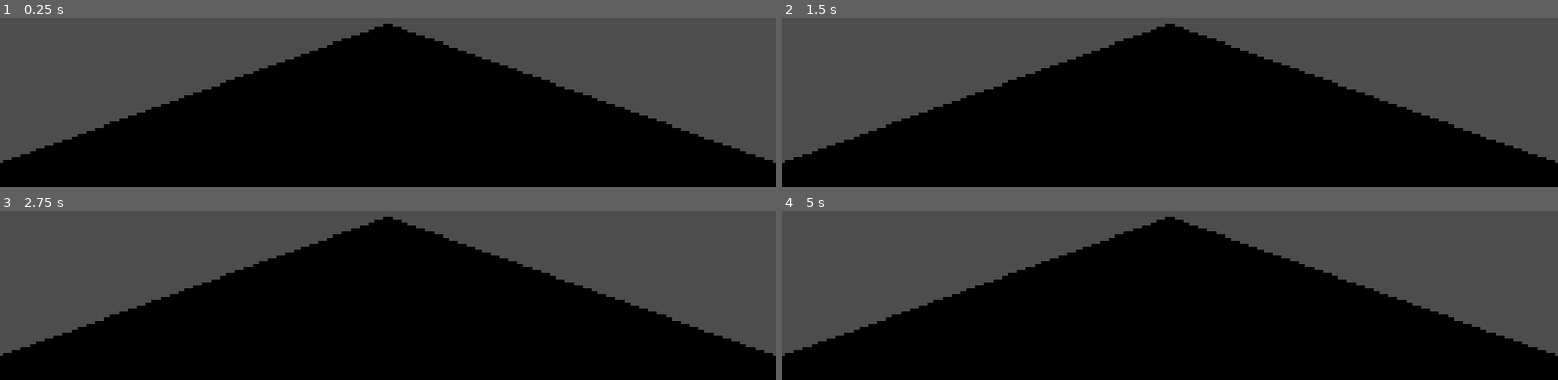
Above: before the commit, frames 1-4 (two rows, left to right).
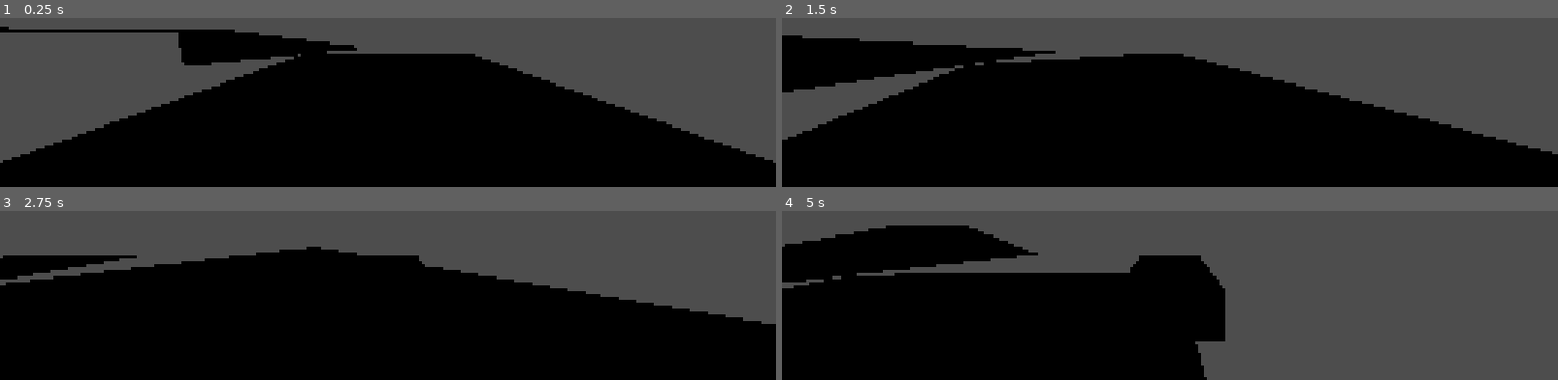
Above: after the commit, the same moments.

Repository: NevermindKT/hol-Sky-Core
Game: Godot game, scene res://scenes/Core.tscn
Same seed, same stepped clock (60 frames per second), same inputs: the game is played once before the commit and once after it. Before the commit the project starts from res://Core.tscn.
Inputs:
- Up to frame 1 (0.25 s): no input
- Up to frame 2 (1.5 s): tap Enter at 0.5 s; hold E (WorldRevolveRight, bound only after the commit) 0.53-1.28 s; hold S (brake) from 1.28 s (still down)
- Up to frame 3 (2.75 s): tap Space at 2 s; release S (brake) at 2.03 s; hold E (WorldRevolveRight, bound only after the commit) from 2.03 s (still down)
- Up to frame 4 (5 s): release E (WorldRevolveRight, bound only after the commit) at 2.78 s; hold W (accelerate) 2.78-3.53 s; hold Q (WorldRevolveLeft, bound only after the commit) from 3.53 s (still down)

The runs differ from the first frame. In frame 1, 5.0% of the frame differs, in the area x 0-61%, y 3-28%; in frame 2, 16%; in frame 3, 16%; in frame 4, 40%, in the area x 0-100%, y 3-100%.

Commit message:
alpha 0.2v

Diff:
--- a/project.godot
+++ b/project.godot
@@ -49,6 +49,16 @@
 "events": [Object(InputEventKey,"resource_local_to_scene":false,"resource_name":"","device":-1,"window_id":0,"alt_press …(191 unchanged characters)…
 ]
 }
+WorldRevolveLeft={
+"deadzone": 0.2,
+"events": [Object(InputEventKey,"resource_local_to_scene":false,"resource_name":"","device":-1,"window_id":0,"alt_pressed":false,"shift_pressed":false,"ctrl_pressed":false,"meta_pressed":false,"pressed":false,"keycode":0,"physical_keycode":81,"key_label":0,"unicode":113,"location":0,"echo":false,"script":null)
+]
+}
+WorldRevolveRight={
+"deadzone": 0.2,
+"events": [Object(InputEventKey,"resource_local_to_scene":false,"resource_name":"","device":-1,"window_id":0,"alt_pressed":false,"shift_pressed":false,"ctrl_pressed":false,"meta_pressed":false,"pressed":false,"keycode":0,"physical_keycode":69,"key_label":0,"unicode":101,"location":0,"echo":false,"script":null)
+]
+}
 
 [physics]
 
--- /dev/null
+++ b/resources/road_data.gd
@@ -0,0 +1,7 @@
+extends Resource
+class_name RoadSegmentData
+
+
+@export var scene: PackedScene
+@export var weight := 1.0
+@export var type: RoadTypes.Type
--- /dev/null
+++ b/resources/road_types.gd
@@ -0,0 +1,8 @@
+extends Node
+class_name RoadTypes
+
+enum Type{
+	STRAIGHT,
+	LEFT,
+	RIGHT
+}
--- a/road_generator.gd
+++ /dev/null
@@ -1,41 +0,0 @@
-extends Node3D
-class_name Road_generator
-
-@export var player: Node3D
-const ROAD_STRAIGHT = preload("uid://5yyn8hbn5ba5")
-
-
-@onready var road_container: Node3D = $RoadContainer
-
-
-var segments = []
-var last_segment: Road_segment
-
-
-const MAX_SEGMENTS = 16
-const GENERATE_DISTANCE = 270.0
-
-
-func _ready() -> void:
-	spawn_next()
-
-
-func _process(delta):
-	if player.global_position.distance_to(last_segment.anchor.global_position) < GENERATE_DISTANCE:
-		spawn_next()
-
-	if segments.size() > MAX_SEGMENTS:
-		segments[0].queue_free()
-		segments.pop_front()
-
-
-func spawn_next():
-	var new_segment: Road_segment = ROAD_STRAIGHT.instantiate()
-
-	segments.append(new_segment)
-	road_container.add_child(new_segment)
-
-	if last_segment != null:
-		new_segment.global_transform = last_segment.anchor.global_transform * new_segment.origin.transform.affine_inverse()
-
-	last_segment = new_segment
--- a/road_generator.tscn
+++ /dev/null
@@ -1,25 +0,0 @@
-[gd_scene format=3 uid="uid://ckkd53l5lsgj7"]
-
-[ext_resource type="Script" uid="uid://b1c7wir0n5ael" path="res://road_generator.gd" id="1_nd4ad"]
-[ext_resource type="Script" uid="uid://bhl1wod4cbmvb" path="res://road_maneger.gd" id="2_nq376"]
-
-[sub_resource type="BoxMesh" id="BoxMesh_10jsn"]
-
-[node name="RoadGenerator" type="Node3D" unique_id=824665246 node_paths=PackedStringArray("player")]
-script = ExtResource("1_nd4ad")
-player = NodePath("PlayerMoc")
-
-[node name="RoadContainer" type="Node3D" parent="." unique_id=1758142004]
-
-[node name="Camera3D" type="Camera3D" parent="." unique_id=1193088685]
-transform = Transform3D(-3.8527823e-08, -0.47234485, 0.8814138, -2.0646848e-08, 0.8814138, 0.47234485, -1, 1.7763568e-15, -4.371139e-08, 44.071716, 37.5364, 0)
-visible = false
-
-[node name="PlayerMoc" type="Marker3D" parent="." unique_id=2037814460]
-visible = false
-
-[node name="MeshInstance3D" type="MeshInstance3D" parent="PlayerMoc" unique_id=951063439]
-mesh = SubResource("BoxMesh_10jsn")
-
-[node name="RoadManeger" type="Node" parent="." unique_id=2122026277]
-script = ExtResource("2_nq376")
--- a/road_maneger.gd
+++ /dev/null
@@ -1,7 +0,0 @@
-extends Node
-
-@onready var car: Car_Movement = $"../../Car"
-@onready var road_container: Node3D = $"../RoadContainer"
-
-func _process(delta: float) -> void:
-	road_container.global_position += Vector3.FORWARD * car.speed * delta
--- a/Core.tscn
+++ b/scenes/Core.tscn
@@ -1,9 +1,31 @@
 [gd_scene format=3 uid="uid://dh2trqedhmxrp"]
 
-[ext_resource type="Script" uid="uid://dto53mmrpu76e" path="res://carMovement.gd" id="1_vsfee"]
-[ext_resource type="Script" uid="uid://xsjjwaw4g2mb" path="res://visual.gd" id="2_58tws"]
-[ext_resource type="Script" uid="uid://chsxwtglurrhj" path="res://cam.gd" id="3_10wf8"]
-[ext_resource type="PackedScene" uid="uid://ckkd53l5lsgj7" path="res://road_generator.tscn" id="4_au6on"]
+[ext_resource type="Script" uid="uid://chsxwtglurrhj" path="res://scripts/cam.gd" id="1_i24gt"]
+[ext_resource type="PackedScene" uid="uid://ckkd53l5lsgj7" path="res://scenes/road_generator.tscn" id="2_hyqco"]
+[ext_resource type="Script" uid="uid://c4rjjeg0gg5c7" path="res://resources/road_data.gd" id="3_3g18v"]
+[ext_resource type="Script" uid="uid://dto53mmrpu76e" path="res://scripts/carMovement.gd" id="3_v852s"]
+[ext_resource type="Script" uid="uid://xsjjwaw4g2mb" path="res://scripts/visual.gd" id="4_3g18v"]
+[ext_resource type="PackedScene" uid="uid://5yyn8hbn5ba5" path="res://scenes/roads/road_straight.tscn" id="4_mowk8"]
+[ext_resource type="PackedScene" uid="uid://ctjr5v0dqa1k5" path="res://scenes/roads/road_turn_left.tscn" id="5_3g18v"]
+[ext_resource type="PackedScene" uid="uid://dbnn0y1f8lq0" path="res://scenes/roads/road_turn_right.tscn" id="6_mowk8"]
+
+[sub_resource type="Resource" id="Resource_y78k7"]
+script = ExtResource("3_3g18v")
+scene = ExtResource("4_mowk8")
+weight = 10.0
+metadata/_custom_type_script = "uid://c4rjjeg0gg5c7"
+
+[sub_resource type="Resource" id="Resource_0uqmh"]
+script = ExtResource("3_3g18v")
+scene = ExtResource("5_3g18v")
+type = 1
+metadata/_custom_type_script = "uid://c4rjjeg0gg5c7"
+
+[sub_resource type="Resource" id="Resource_mowk8"]
+script = ExtResource("3_3g18v")
+scene = ExtResource("6_mowk8")
+type = 2
+metadata/_custom_type_script = "uid://c4rjjeg0gg5c7"
 
 [sub_resource type="Curve" id="Curve_dwkn5"]
 _data = [Vector2(0, 0.39000005), 0.0, 0.0, 0, 0, Vector2(0.25925922, 1), 0.0, 0.0, 0, 0, Vector2(0.5037037, 0.90000004), 0.0, 0.0, 0, 0, Vector2(0.6259259, 0.37000006), 0.0, 0.0, 0, 0, Vector2(1, 0.07000005), 0.0, 0.0, 0, 0]
@@ -24,16 +46,17 @@
 
 [node name="PlayerCam" type="Camera3D" parent="." unique_id=375104476]
 transform = Transform3D(-1, 0, -8.742278e-08, 0, 1, 0, 8.742278e-08, 0, -1, 0, 0.8, -2.45)
-script = ExtResource("3_10wf8")
+script = ExtResource("1_i24gt")
 cam_latency = 14.0
 
-[node name="RoadGenerator" parent="." unique_id=824665246 node_paths=PackedStringArray("player") instance=ExtResource("4_au6on")]
+[node name="RoadGenerator" parent="." unique_id=824665246 node_paths=PackedStringArray("player") instance=ExtResource("2_hyqco")]
 transform = Transform3D(1, 0, 0, 0, 1, 0, 0, 0, 1, 0, -1, 0)
 player = NodePath("../Car")
+road_segments = Array[ExtResource("3_3g18v")]([SubResource("Resource_y78k7"), SubResource("Resource_0uqmh"), SubResource("Resource_mowk8")])
 
 [node name="Car" type="CharacterBody3D" parent="." unique_id=2120112070]
 transform = Transform3D(-1, 0, -8.742278e-08, 0, 1, 0, 8.742278e-08, 0, -1, 0, 0, 0)
-script = ExtResource("1_vsfee")
+script = ExtResource("3_v852s")
 drag = 4.0
 brake = 35.0
 max_speed = 100.0
@@ -42,7 +65,7 @@
 spring = 35.0
 
 [node name="Visual" type="Node3D" parent="Car" unique_id=1252923315]
-script = ExtResource("2_58tws")
+script = ExtResource("4_3g18v")
 y_tilt = 25.0
 z_tilt = 7.0
 
--- /dev/null
+++ b/scenes/road_generator.tscn
@@ -0,0 +1,27 @@
+[gd_scene format=3 uid="uid://ckkd53l5lsgj7"]
+
+[ext_resource type="Script" uid="uid://b1c7wir0n5ael" path="res://scripts/road_generator.gd" id="1_dfpxw"]
+[ext_resource type="Script" uid="uid://bhl1wod4cbmvb" path="res://scripts/road_maneger.gd" id="2_wqbf0"]
+
+[sub_resource type="BoxMesh" id="BoxMesh_10jsn"]
+
+[node name="RoadGenerator" type="Node3D" unique_id=824665246 node_paths=PackedStringArray("player")]
+script = ExtResource("1_dfpxw")
+player = NodePath("PlayerMoc")
+
+[node name="Camera3D" type="Camera3D" parent="." unique_id=1193088685]
+transform = Transform3D(-3.8527823e-08, -0.47234485, 0.8814138, -2.0646848e-08, 0.8814138, 0.47234485, -1, 1.7763568e-15, -4.371139e-08, 44.071716, 37.5364, 0)
+visible = false
+
+[node name="PlayerMoc" type="Marker3D" parent="." unique_id=2037814460]
+visible = false
+
+[node name="MeshInstance3D" type="MeshInstance3D" parent="PlayerMoc" unique_id=951063439]
+mesh = SubResource("BoxMesh_10jsn")
+
+[node name="RoadManeger" type="Node" parent="." unique_id=2122026277]
+script = ExtResource("2_wqbf0")
+
+[node name="RoadRotator" type="Node3D" parent="." unique_id=1575811975]
+
+[node name="RoadContainer" type="Node3D" parent="RoadRotator" unique_id=1758142004]
--- a/road_straight.tscn
+++ b/scenes/roads/road_straight.tscn
@@ -1,6 +1,6 @@
 [gd_scene format=3 uid="uid://5yyn8hbn5ba5"]
 
-[ext_resource type="Script" uid="uid://clwm05aooh338" path="res://road_straight.gd" id="1_vallh"]
+[ext_resource type="Script" uid="uid://clwm05aooh338" path="res://scripts/road_segment.gd" id="1_vallh"]
 [ext_resource type="Texture2D" uid="uid://b4q0amljkd0fy" path="res://textures/roadTest.jpg" id="2_rtphd"]
 
 [sub_resource type="StandardMaterial3D" id="StandardMaterial3D_gatdh"]
@@ -13,6 +13,7 @@
 
 [node name="RoadStraight" type="Node3D" unique_id=2100877904]
 script = ExtResource("1_vallh")
+weight = 10.0
 
 [node name="MeshInstance3D" type="MeshInstance3D" parent="." unique_id=576532607]
 transform = Transform3D(5, 0, 0, 0, 1, 0, 0, 0, 10, 0, 0, 0)
--- /dev/null
+++ b/scenes/roads/road_turn_left.tscn
@@ -0,0 +1,28 @@
+[gd_scene format=3 uid="uid://ctjr5v0dqa1k5"]
+
+[ext_resource type="Script" uid="uid://clwm05aooh338" path="res://scripts/road_segment.gd" id="1_a4orq"]
+[ext_resource type="Texture2D" uid="uid://b4q0amljkd0fy" path="res://textures/roadTest.jpg" id="1_o67kr"]
+
+[sub_resource type="StandardMaterial3D" id="StandardMaterial3D_a4orq"]
+albedo_texture = ExtResource("1_o67kr")
+
+[sub_resource type="PlaneMesh" id="PlaneMesh_8qsns"]
+
+[sub_resource type="StandardMaterial3D" id="StandardMaterial3D_jctuc"]
+albedo_color = Color(0.3553136, 0.35531354, 0.35531357, 1)
+
+[node name="RoadTurnLeft" type="Node3D" unique_id=589171158]
+script = ExtResource("1_a4orq")
+segment_type = 1
+
+[node name="MeshInstance3D" type="MeshInstance3D" parent="." unique_id=684582766]
+transform = Transform3D(5, 0, 0, 0, 1, 0, 0, 0, 10, 0, 0, 0)
+material_override = SubResource("StandardMaterial3D_a4orq")
+mesh = SubResource("PlaneMesh_8qsns")
+surface_material_override/0 = SubResource("StandardMaterial3D_jctuc")
+
+[node name="Anchor" type="Marker3D" parent="." unique_id=1944294220]
+transform = Transform3D(0.7071067, 0, 0.7071067, 0, 1, 0, -0.7071067, 0, 0.7071067, 5, 0, 10)
+
+[node name="Origin" type="Marker3D" parent="." unique_id=629996728]
+transform = Transform3D(1, 0, 0, 0, 1, 0, 0, 0, 1, 0, 0, -10)
--- /dev/null
+++ b/scenes/roads/road_turn_right.tscn
@@ -0,0 +1,28 @@
+[gd_scene format=3 uid="uid://dbnn0y1f8lq0"]
+
+[ext_resource type="Texture2D" uid="uid://b4q0amljkd0fy" path="res://textures/roadTest.jpg" id="1_acg5s"]
+[ext_resource type="Script" uid="uid://clwm05aooh338" path="res://scripts/road_segment.gd" id="1_w5n4y"]
+
+[sub_resource type="StandardMaterial3D" id="StandardMaterial3D_7r1bo"]
+albedo_texture = ExtResource("1_acg5s")
+
+[sub_resource type="PlaneMesh" id="PlaneMesh_dyygq"]
+
+[sub_resource type="StandardMaterial3D" id="StandardMaterial3D_nqyrg"]
+albedo_color = Color(0.3553136, 0.35531354, 0.35531357, 1)
+
+[node name="RoadTurnRight" type="Node3D" unique_id=203116145]
+script = ExtResource("1_w5n4y")
+segment_type = 2
+
+[node name="MeshInstance3D" type="MeshInstance3D" parent="." unique_id=1320894938]
+transform = Transform3D(5, 0, 0, 0, 1, 0, 0, 0, 10, 0, 0, 0)
+material_override = SubResource("StandardMaterial3D_7r1bo")
+mesh = SubResource("PlaneMesh_dyygq")
+surface_material_override/0 = SubResource("StandardMaterial3D_nqyrg")
+
+[node name="Anchor" type="Marker3D" parent="." unique_id=1238663358]
+transform = Transform3D(0.70710677, 0, -0.70710677, 0, 1, 0, 0.70710677, 0, 0.70710677, -5, 0, 10)
+
+[node name="Origin" type="Marker3D" parent="." unique_id=1109238659]
+transform = Transform3D(1, 0, 0, 0, 1, 0, 0, 0, 1, 0, 0, -10)
--- /dev/null
+++ b/scripts/road_generator.gd
@@ -0,0 +1,71 @@
+extends Node3D
+class_name Road_generator
+
+@export var player: Node3D
+@export var road_segments: Array[RoadSegmentData]
+
+
+@onready var road_container: Node3D = $RoadRotator/RoadContainer
+
+
+var last_segment: Road_segment
+var segments: Array[Road_segment] = []
+
+const MAX_SEGMENTS = 46
+const GENERATE_DISTANCE = 280.0
+
+
+func _ready() -> void:
+	spawn_next()
+
+
+func _process(delta):
+	if player.global_position.distance_to(last_segment.anchor.global_position) < GENERATE_DISTANCE:
+		spawn_next()
+
+	if segments.size() > MAX_SEGMENTS:
+		segments[0].queue_free()
+		segments.pop_front()
+
+
+func pick_random_segment() -> PackedScene:
+
+	var total_weight := 0.0
+
+	for data in road_segments:
+		total_weight += data.weight
+
+
+	var random_weight := randf_range(0.0, total_weight)
+
+	var current_weight := 0.0
+
+	for data in road_segments:
+		current_weight += data.weight
+
+		if random_weight <= current_weight:
+			return data.scene
+
+
+	return road_segments[0].scene
+
+
+func spawn(scene: PackedScene):
+	var new_segment: Road_segment = scene.instantiate()
+
+	segments.append(new_segment)
+	road_container.add_child(new_segment)
+
+	if last_segment != null:
+		new_segment.global_transform = last_segment.anchor.global_transform * new_segment.origin.transform.affine_inverse()
+
+	last_segment = new_segment
+
+
+func spawn_start():
+	spawn(road_segments[0].scene)
+
+
+func spawn_next():
+	var scene := pick_random_segment()
+	spawn(scene)
--- /dev/null
+++ b/scripts/road_maneger.gd
@@ -0,0 +1,17 @@
+extends Node
+class_name Road_manager
+
+
+@onready var car: Car_Movement = $"../../Car"
+@onready var road_rotator: Node3D = $"../RoadRotator"
+@onready var road_container: Node3D = $"../RoadRotator/RoadContainer"
+
+
+func _process(delta: float) -> void:
+	road_container.global_position += Vector3.FORWARD * car.speed * delta
+
+	if Input.is_action_pressed("WorldRevolveLeft"):
+		road_rotator.rotation.y -= 0.01
+
+	if Input.is_action_pressed("WorldRevolveRight"):
+		road_rotator.rotation.y += 0.01
--- a/road_straight.gd
+++ b/scripts/road_segment.gd
@@ -3,3 +3,6 @@
 
 @onready var anchor: Marker3D = $Anchor
 @onready var origin: Marker3D = $Origin
+
+@export var weight := 1.0
+@export var segment_type: RoadTypes.Type
Not shown, added: resources/road_data.gd.uid
Not shown, added: resources/road_types.gd.uid
Renamed: cam.gd -> scripts/cam.gd
Renamed: cam.gd.uid -> scripts/cam.gd.uid
Renamed: carMovement.gd -> scripts/carMovement.gd
Renamed: carMovement.gd.uid -> scripts/carMovement.gd.uid
Renamed: road_generator.gd.uid -> scripts/road_generator.gd.uid
Renamed: road_maneger.gd.uid -> scripts/road_maneger.gd.uid
Renamed: road_straight.gd.uid -> scripts/road_segment.gd.uid
Renamed: visual.gd -> scripts/visual.gd
Renamed: visual.gd.uid -> scripts/visual.gd.uid
Not shown, added: scenes/road_generator.tscn15400611420.tmp
(and 2 more such lines)
